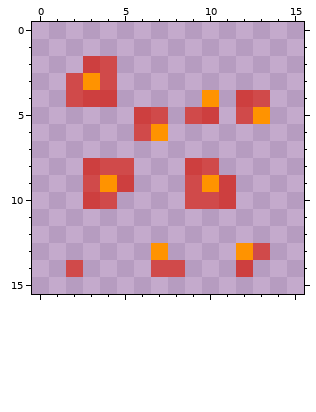
Two states of a pixel-art sprite, Assets/All_Elements/Map_Elements/daisy2.png. That is the earlier state.
The file is 16x16 pixels. Pixels under 10% opacity are left out. Colours within 5 levels of each other are drawn and written as one.
And afterwards:
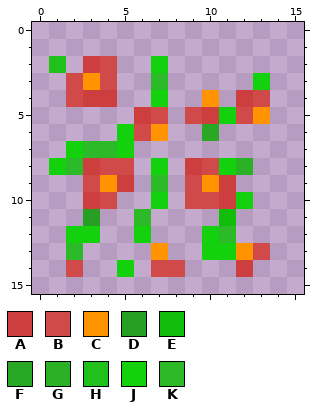
Palette (. is transparent): A #cd3f3f  B #d04a4a  C #ff9300  D #269f22  E #11bd0b  F #28a824  G #2ab126  H #20c11b  J #13d20d  K #2cba28
Edits made:
@@ x 0..15 @@
  1 ................
- 2 ...AB...........
- 3 ..BCB...........
- 4 ..BAA.....C.AB..
- 5 ......AB.BA.BC..
- 6 ......BC........
- 7 ................
- 8 ...ABB...AB.....
- 9 ...BCA...BCA....
-10 ...AB....BBA....
-11 ................
-12 ................
-13 .......C....CB..
-14 ..B....BB...A...
+ 2 .H.AB..J........
+ 3 ..BCB..K.....J..
+ 4 ..BAA..J..C.AB..
+ 5 ......AB.BAJBC..
+ 6 .....JBC..F.....
+ 7 ..JKKJ..........
+ 8 .JKABB.J.ABJG...
+ 9 ...BCA.K.BCA....
+10 ...AB..J.BBAJ...
+11 ...D..K....E....
+12 ..JJ..J...JK....
+13 ..K....C..JJCB..
+14 ..B..J.BB...A...
 15 ................
Changed places in both pictures, as pixel boxes (x1, y1, x2, y2):
added: (49, 56, 270, 277)
